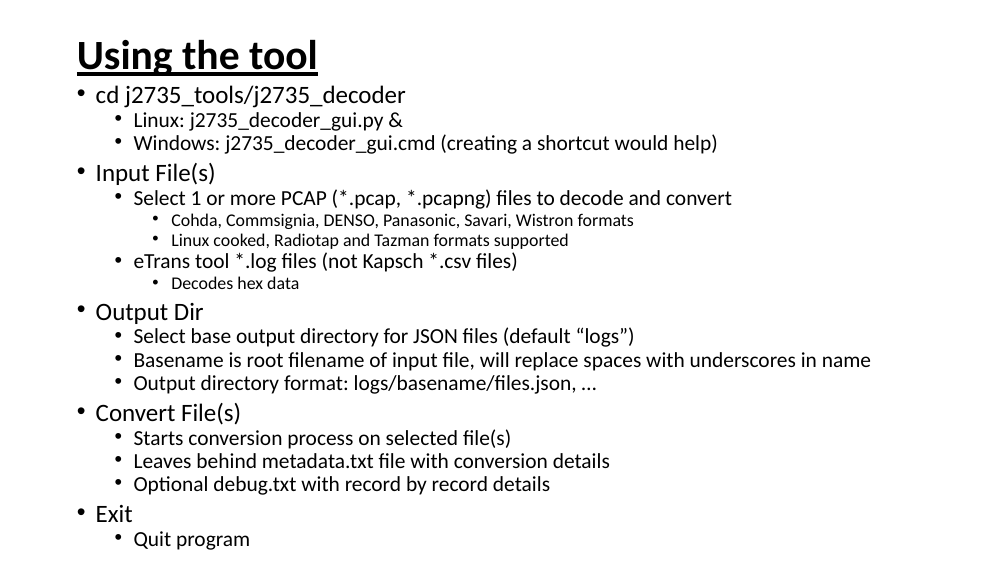
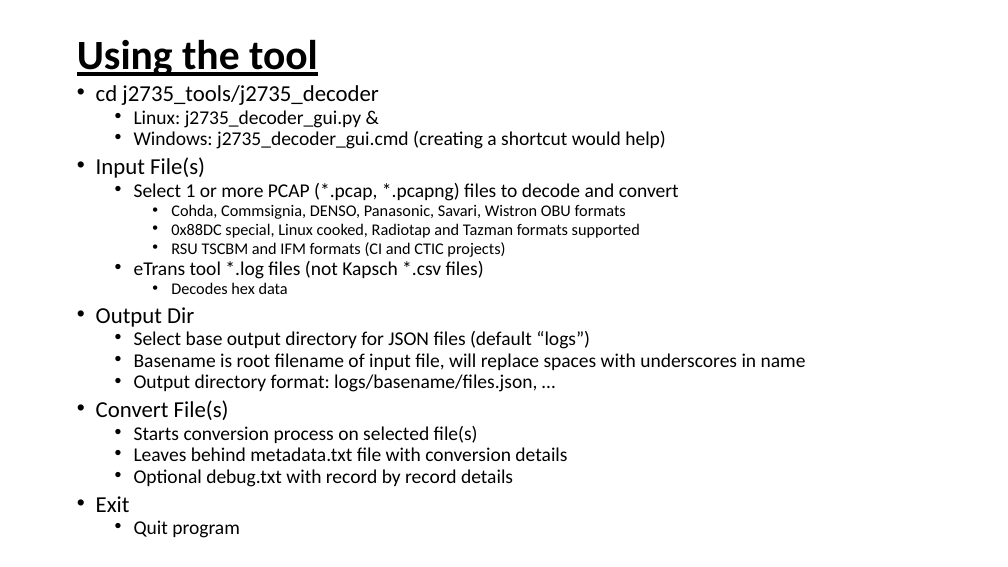
Before and after one commit to nprobert/j2735_tools, a slide deck: slide 3 of docs/NTCNA PCAP Decoder JSON Converter.pptx. Drawn at 1008x567 pixels with LibreOffice and Linux fonts; fonts in the diff are those of the drawing. Boxes give left, top, right and bottom in pixels: in the first picture for what was removed or moved away, otherwise in the second. Text is boxed around its words. In the diff, an @@ line names an element or a change of style, - is before the commit and + after.

```diff
--- a/docs/NTCNA PCAP Decoder JSON Converter.pptx
+++ b/docs/NTCNA PCAP Decoder JSON Converter.pptx
@@ text at bbox=[96, 85, 806, 538]: size 23.8 to 21.7 pt in "cd j2735_tools/j2735_decoder", "Input File(s)", "Output Dir", "Convert File(s)" and 1 more places; size 20.4 to 18.6 pt in "Linux: j2735_decoder_gui.py &", "Windows: j2735_decoder_gui.cmd (creating a shortcut would he ...", "Select 1 or more PCAP (*.pcap, *.pcapng) ...", "eTrans tool *.log files (not Kapsch *.csv ..." and 7 more places; size 17 to 15.5 pt in "Decodes hex data" @@
@@ text at bbox=[171, 204, 640, 257]: text changed; size 17 to 15.5 pt @@
-    • Cohda, Commsignia, DENSO, Panasonic, Savari, Wistron formats
-    • Linux cooked, Radiotap and Tazman formats supported
+    • Cohda, Commsignia, DENSO, Panasonic, Savari, Wistron OBU formats
+    • 0x88DC special, Linux cooked, Radiotap and Tazman formats supported
+    • RSU TSCBM and IFM formats (CI and CTIC projects)
```
Also in this commit, not shown: 13 other slides changed, 6 other files.
